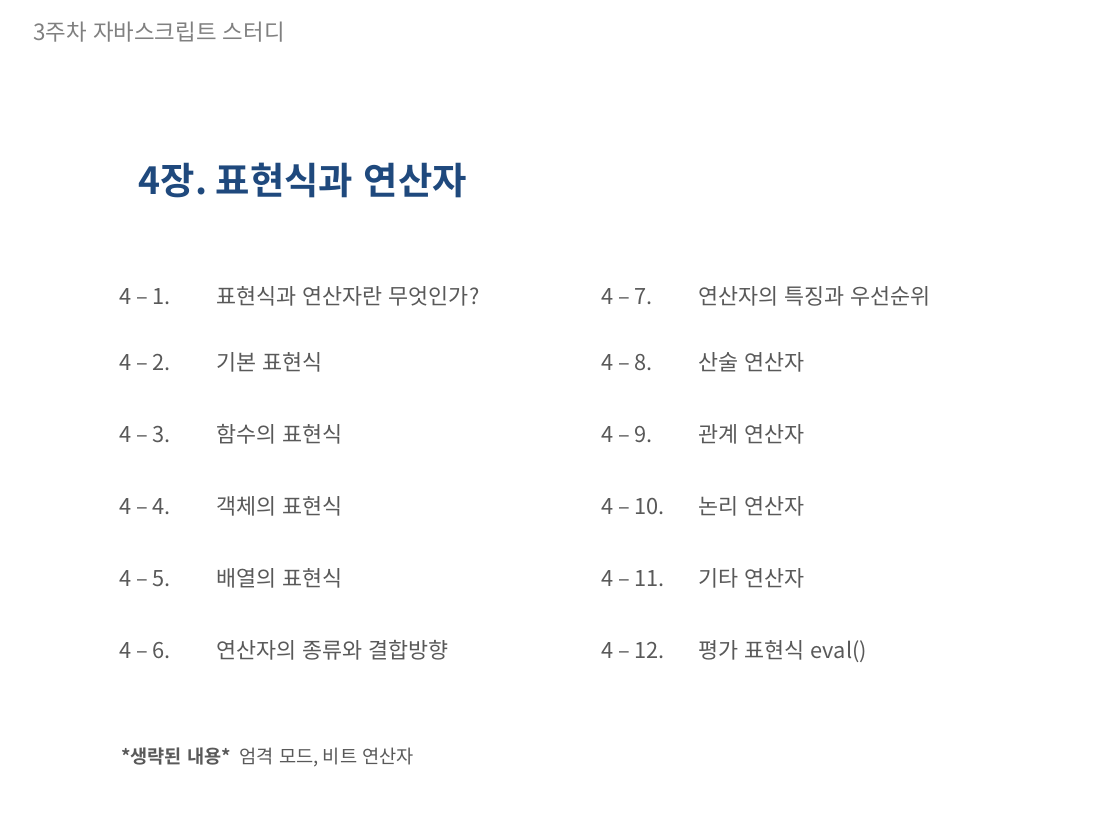
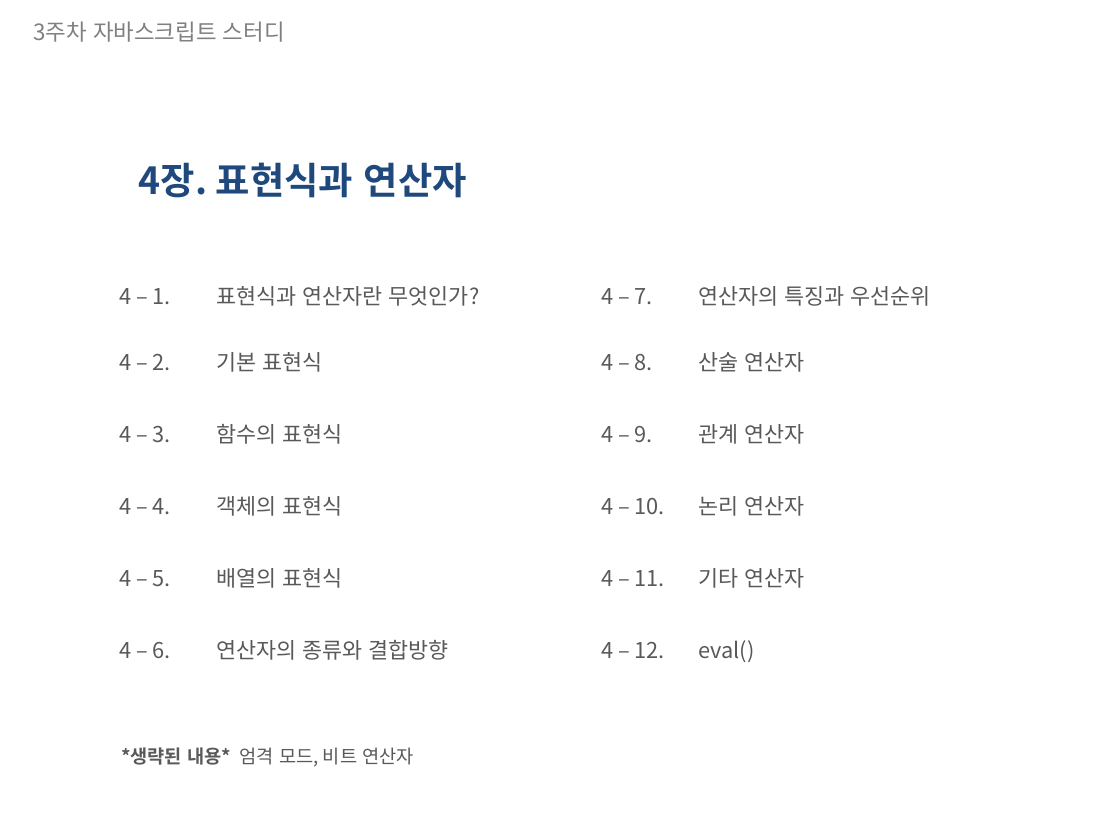
Before and after one commit to primrose201/studyspace, a slide deck: slide 1 of Javascript_Perfect_Guide/week02_c04.pptx. Drawn at 1120x840 pixels with LibreOffice and Linux fonts; fonts in the diff are those of the drawing. Boxes give left, top, right and bottom in pixels: in the first picture for what was removed or moved away, otherwise in the second. Text is boxed around its words. In the diff, an @@ line names an element or a change of style, - is before the commit and + after.

```diff
--- a/Javascript_Perfect_Guide/week02_c04.pptx
+++ b/Javascript_Perfect_Guide/week02_c04.pptx
@@ table at (601,265,1066,684) @@
-row 6, column 2: 평가 표현식 eval()
+row 6, column 2: eval()
```
Also in this commit, not shown: 3 slides added, 2 slides removed.
